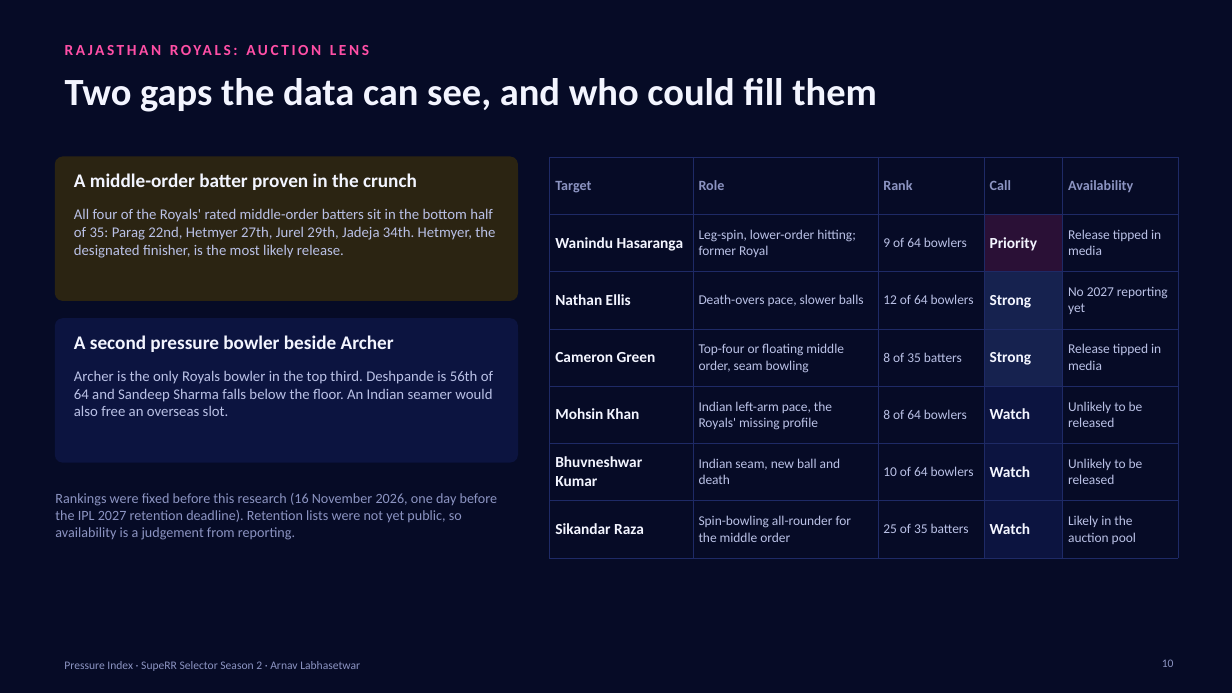
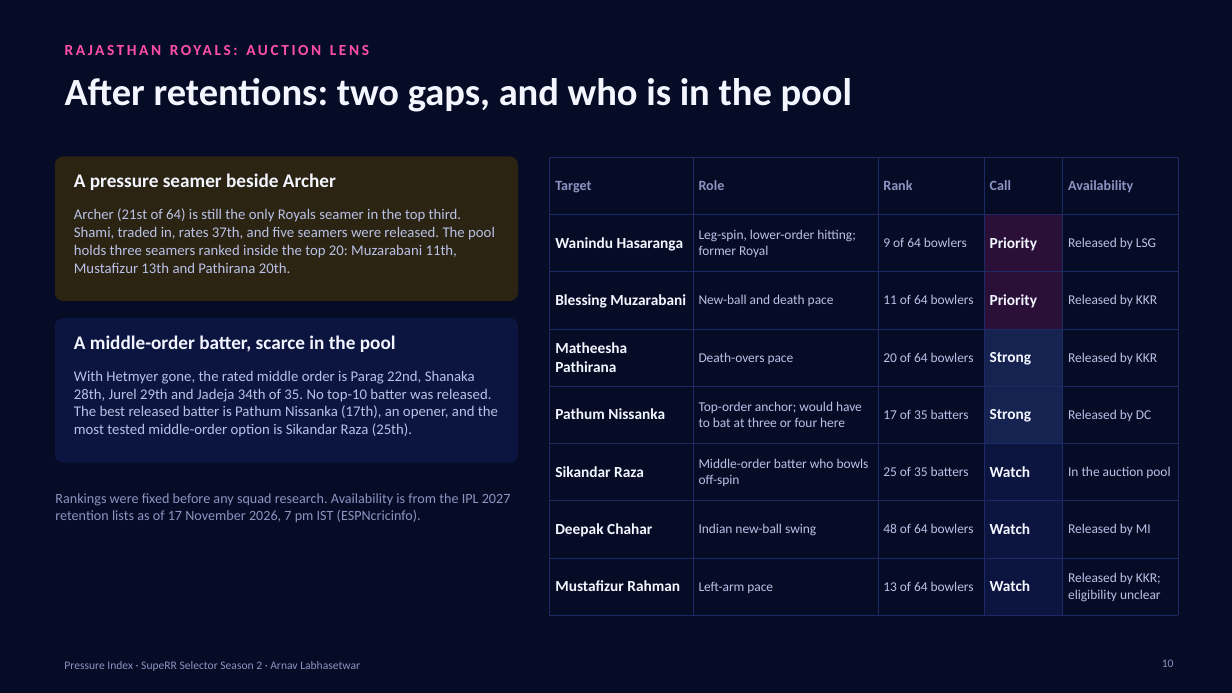
Before and after one commit to ArnavLabh/SupeRR-Selector-Hackathon-Season-2, a slide deck: slide 10 of dashboard/public/downloads/Pressure_Index_Executive_Deck.pptx. Drawn at 1232x693 pixels with LibreOffice and Linux fonts; fonts in the diff are those of the drawing; background and template pictures are left out. Boxes give left, top, right and bottom in pixels: in the first picture for what was removed or moved away, otherwise in the second. Text is boxed around its words. In the diff, an @@ line names an element or a change of style, - is before the commit and + after.

```diff
--- a/dashboard/public/downloads/Pressure_Index_Executive_Deck.pptx
+++ b/dashboard/public/downloads/Pressure_Index_Executive_Deck.pptx
@@ title at bbox=[65, 78, 852, 112]: text changed @@
-Two gaps the data can see, and who could fill them
+After retentions: two gaps, and who is in the pool
@@ text at bbox=[74, 173, 336, 190]: text changed @@
-A middle-order batter proven in the crunch
+A pressure seamer beside Archer
@@ table at bbox=[550, 157, 1178, 606] @@
-row 2: Wanindu Hasaranga | Leg-spin, lower-order hitting; former Royal | 9 of 64 bowlers | Priority | Release tipped in media
-row 3: Nathan Ellis | Death-overs pace, slower balls | 12 of 64 bowlers | Strong | No 2027 reporting yet
-row 4: Cameron Green | Top-four or floating middle order, seam bowling | 8 of 35 batters | Strong | Release tipped in media
-row 5: Mohsin Khan | Indian left-arm pace, the Royals' missing profile | 8 of 64 bowlers | Watch | Unlikely to be released
-row 6: Bhuvneshwar Kumar | Indian seam, new ball and death | 10 of 64 bowlers | Watch | Unlikely to be released
-row 7: Sikandar Raza | Spin-bowling all-rounder for the middle order | 25 of 35 batters | Watch | Likely in the auction pool
+row 2: Wanindu Hasaranga | Leg-spin, lower-order hitting; former Royal | 9 of 64 bowlers | Priority | Released by LSG
+row 3: Blessing Muzarabani | New-ball and death pace | 11 of 64 bowlers | Priority | Released by KKR
+row 4: Matheesha Pathirana | Death-overs pace | 20 of 64 bowlers | Strong | Released by KKR
+row 5: Pathum Nissanka | Top-order anchor; would have to bat at three or four here | 17 of 35 batters | Strong | Released by DC
+row 6: Sikandar Raza | Middle-order batter who bowls off-spin | 25 of 35 batters | Watch | In the auction pool
+row 7: Deepak Chahar | Indian new-ball swing | 48 of 64 bowlers | Watch | Released by MI
+row 8: Mustafizur Rahman | Left-arm pace | 13 of 64 bowlers | Watch | Released by KKR; eligibility unclear
@@ text at bbox=[74, 208, 495, 273]: text changed @@
-All four of the Royals' rated middle-order batters sit in the bottom half of 35: Parag 22nd, Hetmyer 27th, Jurel 29th, Jadeja 34th. Hetmyer, the designated finisher, is the most likely release.
+Archer (21st of 64) is still the only Royals seamer in the top third. Shami, traded in, rates 37th, and five seamers were released. The pool holds three seamers ranked inside the top 20: Muzarabani 11th, Mustafizur 13th and Pathirana 20th.
@@ text at bbox=[74, 335, 396, 352]: text changed @@
-A second pressure bowler beside Archer
+A middle-order batter, scarce in the pool
@@ text at bbox=[74, 370, 498, 437]: text changed @@
-Archer is the only Royals bowler in the top third. Deshpande is 56th of 64 and Sandeep Sharma falls below the floor. An Indian seamer would also free an overseas slot.
+With Hetmyer gone, the rated middle order is Parag 22nd, Shanaka 28th, Jurel 29th and Jadeja 34th of 35. No top-10 batter was released. The best released batter is Pathum Nissanka (17th), an opener, and the most tested middle-order option is Sikandar Raza (25th).
@@ text at bbox=[55, 493, 511, 522]: text changed @@
-Rankings were fixed before this research (16 November 2026, one day before the IPL 2027 retention deadline). Retention lists were not yet public, so availability is a judgement from reporting.
+Rankings were fixed before any squad research. Availability is from the IPL 2027 retention lists as of 17 November 2026, 7 pm IST (ESPNcricinfo).
```
Also in this commit, not shown: 2 other slides changed, 21 other files.
